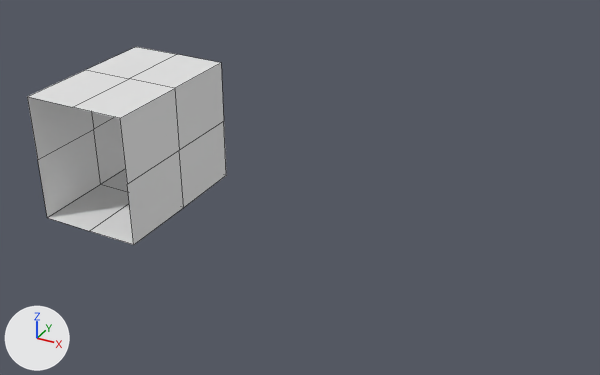
One commit to the Blender file Basic_Pieces.blend: the scene before it, then after it.
Before and after are seen from a 50 mm camera at (9.38, -11.04, 6.56) aimed at (3.03, 0.86, -0.67). The axes (+X, +Y, +Z) are drawn at lower left. The lights are the same throughout. Mesh edges are drawn as thin lines.

Objects in the first picture: 'Straight'.
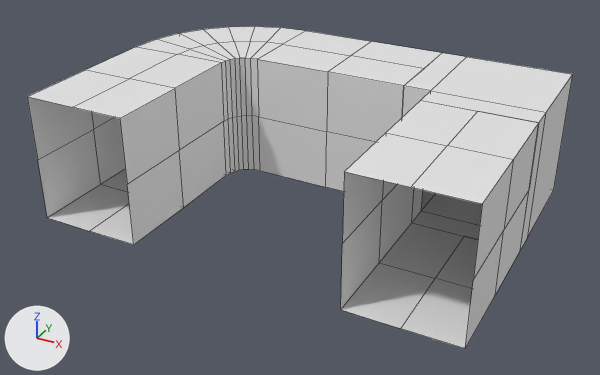
Changed parts and their boxes [x1, y1, x2, y2] in the pictures (600 x 375 px):
```json
{"object": "Straight.003", "change": "added", "after": [341, 100, 539, 349]}
{"object": "Straight.001", "change": "added", "after": [257, 31, 442, 191]}
{"object": "Plane", "change": "added", "after": [402, 53, 573, 250]}
{"object": "Corner_Curve", "change": "added", "after": [137, 26, 305, 175]}
```

The change, as JSON lines over the scene's bpy script:
```json
{"op": "add", "block": "me_plane_006", "code": ["me_plane_006 = bpy.data.meshes.new('Plane.006')", "me_plane_006.from_pydata(...)  # 64 vertices, 56 faces; spans x -1.0..1.5, y -1.5..1.0, z -1.2..1.2"]}
{"op": "add", "block": "me_plane_001", "code": ["me_plane_001 = bpy.data.meshes.new('Plane.001')", "me_plane_001.from_pydata(...)  # 16 vertices, 12 faces; spans x -1.5..1.0, y -1.5..1.0, z -1.2..1.2"]}
{"op": "add", "block": "ob_corner_curve", "code": ["ob_corner_curve = bpy.data.objects.new('Corner_Curve', me_plane_006)", "ob_corner_curve.location = (0.0, 3.0, 0.0)"]}
{"op": "add", "block": "ob_plane", "code": ["ob_plane = bpy.data.objects.new('Plane', me_plane_001)", "ob_plane.location = (6.0, 3.0, 0.0)"]}
{"op": "add", "block": "ob_straight_003", "code": ["ob_straight_003 = bpy.data.objects.new('Straight.003', me_plane.copy())  # the mesh of ob_straight", "ob_straight_003.location = (6.0, 0.0, 0.0)", "_m = ob_straight_003.modifiers.new('Mirror', 'MIRROR')", "_m.use_axis = (True, True, True)", "_m.use_clip = True"]}
{"op": "add", "block": "ob_straight_001", "code": ["ob_straight_001 = bpy.data.objects.new('Straight.001', me_plane.copy())  # the mesh of ob_straight", "ob_straight_001.location = (3.0, 3.0, 0.0)", "ob_straight_001.rotation_euler = (0.0, 0.0, -1.571)  # degrees (0, 0, -90)", "_m = ob_straight_001.modifiers.new('Mirror', 'MIRROR')", "_m.use_axis = (True, True, True)", "_m.use_clip = True"]}
```
